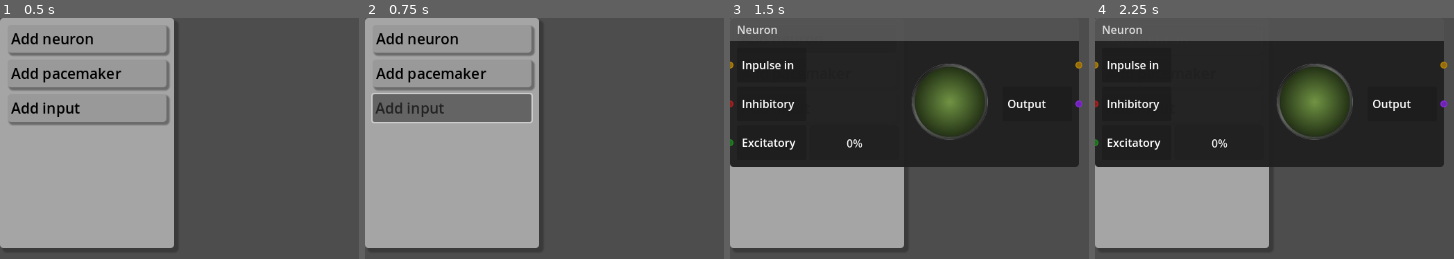
Above: before the commit, frames 1-4 (left to right).
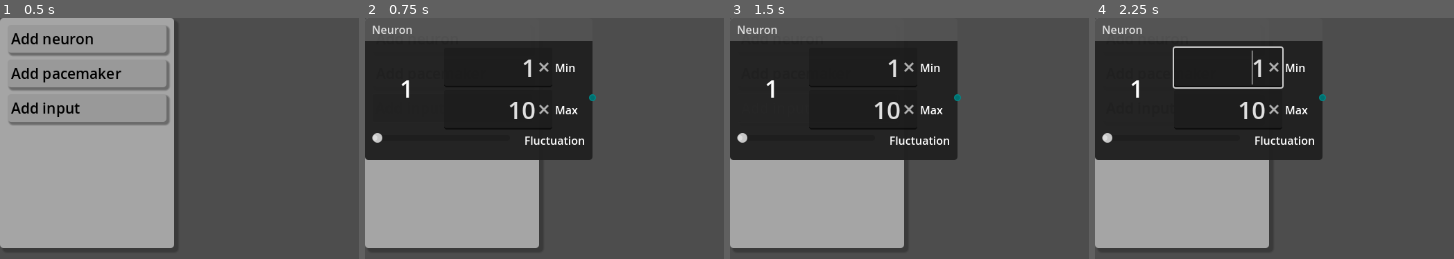
Above: after the commit, the same moments.

Repository: TheHat1/synapse
Game: Godot game, scene res://UI/add_elements_menu.tscn
Two runs of this game, one before a commit and one after it. Both use one fixed random seed, a clock stepped at 60 frames per second and the inputs below. This scene is started directly instead of the project's main scene. Sound files missing from this copy of the repository are replaced by a short silence.
Inputs:
- Up to frame 1 (0.5 s): no input
- Up to frame 2 (0.75 s): click "Add input" at 0.5 s
- Up to frame 3 (1.5 s): click "Add neuron" at 1.25 s
- Up to frame 4 (2.25 s): click "Add pacemaker" at 2 s

Frame 1 is identical in both runs. In frame 2, 35% of the frame differs, in the area x 0-65%, y 0-59%; in frame 3, 24%; in frame 4, 25%.
Error before the commit: Invalid call. Nonexistent function 'close_menu_after_inst' in base 'Window'. (res://UI/add_elements_menu.gd:10)
Error after the commit: Invalid call. Nonexistent function 'close_menu_after_inst' in base 'Window'. (res://UI/add_elements_menu.gd:25)

Commit message:
Add debug input node

Diff:
--- /dev/null
+++ b/Input/Input.tscn
@@ -0,0 +1,137 @@
+[gd_scene load_steps=6 format=3 uid="uid://pcebqfbytrc8"]
+
+[ext_resource type="Script" uid="uid://3m6myyp5iquk" path="res://Input/input.gd" id="1_wekdd"]
+
+[sub_resource type="StyleBoxFlat" id="StyleBoxFlat_gioh7"]
+content_margin_left = 10.0
+content_margin_top = 10.0
+content_margin_right = 10.0
+content_margin_bottom = 10.0
+bg_color = Color(0.12941177, 0.12941177, 0.12941177, 0.9764706)
+border_color = Color(0.11119679, 0.11119687, 0.11119684, 1)
+border_blend = true
+corner_radius_bottom_right = 5
+corner_radius_bottom_left = 5
+shadow_color = Color(0.029506557, 0.029506557, 0.029506557, 0.6)
+shadow_offset = Vector2(5, -5)
+
+[sub_resource type="StyleBoxFlat" id="StyleBoxFlat_5m2cd"]
+content_margin_left = 10.0
+content_margin_top = 10.0
+content_margin_right = 10.0
+content_margin_bottom = 10.0
+bg_color = Color(0.2, 0.2, 0.2, 0.9764706)
+corner_radius_bottom_right = 5
+corner_radius_bottom_left = 5
+shadow_color = Color(0.03137255, 0.03137255, 0.03137255, 0.6)
+
+[sub_resource type="StyleBoxFlat" id="StyleBoxFlat_6rb5x"]
+content_margin_left = 10.0
+content_margin_top = 5.0
+content_margin_right = 10.0
+content_margin_bottom = 5.0
+bg_color = Color(0.32156864, 0.32156864, 0.32156864, 0.9764706)
+corner_radius_top_left = 5
+corner_radius_top_right = 5
+
+[sub_resource type="StyleBoxFlat" id="StyleBoxFlat_fiuso"]
+content_margin_left = 10.0
+content_margin_top = 5.0
+content_margin_right = 10.0
+content_margin_bottom = 5.0
+bg_color = Color(0.48717004, 0.18570665, 0.14442256, 0.9764706)
+corner_radius_top_left = 5
+corner_radius_top_right = 5
+
+[node name="Input" type="GraphNode"]
+offset_right = 328.0
+offset_bottom = 205.0
+theme_override_constants/separation = 6
+theme_override_styles/panel = SubResource("StyleBoxFlat_gioh7")
+theme_override_styles/panel_selected = SubResource("StyleBoxFlat_5m2cd")
+theme_override_styles/titlebar = SubResource("StyleBoxFlat_6rb5x")
+theme_override_styles/titlebar_selected = SubResource("StyleBoxFlat_fiuso")
+title = "Neuron"
+slot/0/left_enabled = false
+slot/0/left_type = 0
+slot/0/left_color = Color(1, 1, 1, 1)
+slot/0/left_icon = null
+slot/0/right_enabled = false
+slot/0/right_type = 0
+slot/0/right_color = Color(1, 1, 1, 1)
+slot/0/right_icon = null
+slot/0/draw_stylebox = true
+script = ExtResource("1_wekdd")
+
+[node name="VBoxContainer" type="VBoxContainer" parent="."]
+layout_mode = 2
+
+[node name="HBoxContainer" type="HBoxContainer" parent="VBoxContainer"]
+layout_mode = 2
+size_flags_vertical = 3
+
+[node name="Label" type="Label" parent="VBoxContainer/HBoxContainer"]
+custom_minimum_size = Vector2(100, 0)
+layout_mode = 2
+theme_override_font_sizes/font_size = 35
+text = "1"
+horizontal_alignment = 1
+
+[node name="VBoxContainer" type="VBoxContainer" parent="VBoxContainer/HBoxContainer"]
+layout_mode = 2
+alignment = 1
+
+[node name="HBoxContainer" type="HBoxContainer" parent="VBoxContainer/HBoxContainer/VBoxContainer"]
+layout_mode = 2
+
+[node name="LineEdit" type="LineEdit" parent="VBoxContainer/HBoxContainer/VBoxContainer/HBoxContainer"]
+layout_mode = 2
+theme_override_font_sizes/font_size = 35
+text = "1"
+placeholder_text = "1"
+alignment = 2
+max_length = 4
+emoji_menu_enabled = false
+virtual_keyboard_type = 3
+clear_button_enabled = true
+caret_blink = true
+
+[node name="Label" type="Label" parent="VBoxContainer/HBoxContainer/VBoxContainer/HBoxContainer"]
+layout_mode = 2
+text = "Min"
+
+[node name="HBoxContainer2" type="HBoxContainer" parent="VBoxContainer/HBoxContainer/VBoxContainer"]
+layout_mode = 2
+
+[node name="LineEdit2" type="LineEdit" parent="VBoxContainer/HBoxContainer/VBoxContainer/HBoxContainer2"]
+layout_mode = 2
+theme_override_font_sizes/font_size = 35
+text = "10"
+placeholder_text = "10"
+alignment = 2
+max_length = 4
+emoji_menu_enabled = false
+virtual_keyboard_type = 3
+clear_button_enabled = true
+caret_blink = true
+
+[node name="Label" type="Label" parent="VBoxContainer/HBoxContainer/VBoxContainer/HBoxContainer2"]
+layout_mode = 2
+text = "Max"
+
+[node name="HBoxContainer2" type="HBoxContainer" parent="VBoxContainer"]
+layout_mode = 2
+
+[node name="HSlider" type="HSlider" parent="VBoxContainer/HBoxContainer2"]
+layout_mode = 2
+size_flags_horizontal = 3
+min_value = 0.1
+step = 0.1
+value = 0.1
+
+[node name="Label" type="Label" parent="VBoxContainer/HBoxContainer2"]
+layout_mode = 2
+text = "    Fluctuation"
+
+[connection signal="text_submitted" from="VBoxContainer/HBoxContainer/VBoxContainer/HBoxContainer/LineEdit" to="." method="_on_line_edit_text_submitted"]
+[connection signal="text_submitted" from="VBoxContainer/HBoxContainer/VBoxContainer/HBoxContainer2/LineEdit2" to="." method="_on_line_edit_2_text_submitted"]
--- /dev/null
+++ b/Input/input.gd
@@ -0,0 +1,29 @@
+extends GraphNode
+
+var input_value = 1.0
+var minR = 1.0
+var maxR = 10.0
+
+var elapsed := 0.0
+
+signal value_changed(value: float)
+
+func  _ready() -> void:
+	set_slot(0, false, 0, Color.FIREBRICK, true, 1, Color.DARK_CYAN)
+	randomize()
+
+func _process(delta) -> void:
+	elapsed += delta
+	if elapsed >= (4 / $VBoxContainer/HBoxContainer2/HSlider.value ):
+		elapsed -= 4 / $VBoxContainer/HBoxContainer2/HSlider.value
+		var random = randf_range(minR, maxR)
+		if input_value != random:
+			input_value = random
+			emit_signal("value_changed",input_value)
+			$VBoxContainer/HBoxContainer/Label.text = String.num(input_value,2)
+
+func _on_line_edit_text_submitted(new_text: String) -> void:
+	minR = new_text.to_float()
+
+func _on_line_edit_2_text_submitted(new_text: String) -> void:
+	maxR = new_text.to_float()
--- a/Main.tscn
+++ b/Main.tscn
@@ -27,5 +27,13 @@
 show_arrange_button = false
 script = ExtResource("1_glv2v")
 
+[node name="Label" type="Label" parent="."]
+layout_mode = 0
+offset_left = 16.0
+offset_top = 16.0
+offset_right = 91.0
+offset_bottom = 51.0
+theme_override_font_sizes/font_size = 25
+
 [connection signal="connection_request" from="GraphEdit" to="GraphEdit" method="_on_connection_request"]
 [connection signal="disconnection_request" from="GraphEdit" to="GraphEdit" method="_on_disconnection_request"]
--- a/Neuron/neuron.gd
+++ b/Neuron/neuron.gd
@@ -8,11 +8,13 @@
 var buffer= 0.0
 var drain_on_inhib = 1.0
 var add_on_extc = 1.0
+var input = 1.0
 
 func _ready():
 	set_slot(0, true, 0, Color.DARK_GOLDENROD, true, 0, Color.DARK_GOLDENROD)
 	set_slot(1, true, 0, Color.FIREBRICK, true, 0, Color.BLUE_VIOLET)
 	set_slot(2, true, 0, Color.FOREST_GREEN, false, 0, Color.FIREBRICK)
+	set_slot(3, true, 1, Color.DARK_CYAN, false, 0, Color.FIREBRICK)
 
 func fire_output(port: int):
 	get_parent().trigger_from(name, port)
@@ -30,22 +32,32 @@
 
 func on_inpulse_in():
 	fire_output(0)
+
 	if buffer >= buffer_size:
-		print(buffer)
 		buffer = 0.0
 		fire_output(1)
 		$HBoxContainer/Control/Sprite2D.texture = led_on
 		$HBoxContainer/Control/AudioStreamPlayer2D.play()
 		await $HBoxContainer/Control/AudioStreamPlayer2D.finished
 		$HBoxContainer/Control/Sprite2D.texture = led_off
-	buffer += 1.5 #in need of input slot for now temp
-	buffer -= drain
+	buffer += input
+	input = 1.0
+	if buffer > drain:
+		buffer -= drain
+	else :
+		buffer = 0.0
 
 func on_inhib_in():
-	buffer -= drain_on_inhib
+	if buffer > drain_on_inhib:
+		buffer -= drain_on_inhib
+	else :
+		buffer = 0.0
 
 func on_exc_in():
 	buffer += add_on_extc
 
 func _process(_delta) -> void:
-	$HBoxContainer3/ProgressBar.value = buffer / buffer_size * 100
+	$HBoxContainer4/ProgressBar.value = buffer / buffer_size * 100
+
+func _on_value_changed(value):
+	input = value
--- a/Neuron/neuron.tscn
+++ b/Neuron/neuron.tscn
@@ -81,6 +81,15 @@
 slot/2/right_color = Color(1, 1, 1, 1)
 slot/2/right_icon = null
 slot/2/draw_stylebox = true
+slot/3/left_enabled = false
+slot/3/left_type = 0
+slot/3/left_color = Color(1, 1, 1, 1)
+slot/3/left_icon = null
+slot/3/right_enabled = false
+slot/3/right_type = 0
+slot/3/right_color = Color(1, 1, 1, 1)
+slot/3/right_icon = null
+slot/3/draw_stylebox = true
 script = ExtResource("1_mms1l")
 
 [node name="HBoxContainer2" type="HBoxContainer" parent="."]
@@ -157,7 +166,23 @@
 offset_bottom = 36.0
 text = "Excitatory "
 
-[node name="ProgressBar" type="ProgressBar" parent="HBoxContainer3"]
+[node name="HBoxContainer4" type="HBoxContainer" parent="."]
+layout_mode = 2
+
+[node name="Panel2" type="Panel" parent="HBoxContainer4"]
+custom_minimum_size = Vector2(100, 50)
+layout_mode = 2
+size_flags_horizontal = 0
+
+[node name="Label" type="Label" parent="HBoxContainer4/Panel2"]
+layout_mode = 0
+offset_left = 7.0
+offset_top = 13.0
+offset_right = 83.0
+offset_bottom = 36.0
+text = "Input"
+
+[node name="ProgressBar" type="ProgressBar" parent="HBoxContainer4"]
 custom_minimum_size = Vector2(130, 0)
 layout_mode = 2
 size_flags_vertical = 1
--- a/PaceMaker/PaceMaker.tscn
+++ b/PaceMaker/PaceMaker.tscn
@@ -1,20 +1,57 @@
-[gd_scene load_steps=2 format=3 uid="uid://bcgeffgltkwwg"]
+[gd_scene load_steps=6 format=3 uid="uid://bcgeffgltkwwg"]
 
 [ext_resource type="Script" uid="uid://bh4al3hnxc030" path="res://PaceMaker/pace_maker.gd" id="1_uimxc"]
 
+[sub_resource type="StyleBoxFlat" id="StyleBoxFlat_gioh7"]
+content_margin_left = 10.0
+content_margin_top = 10.0
+content_margin_right = 10.0
+content_margin_bottom = 10.0
+bg_color = Color(0.12941177, 0.12941177, 0.12941177, 0.9764706)
+border_color = Color(0.11119679, 0.11119687, 0.11119684, 1)
+border_blend = true
+corner_radius_bottom_right = 5
+corner_radius_bottom_left = 5
+shadow_color = Color(0.029506557, 0.029506557, 0.029506557, 0.6)
+shadow_offset = Vector2(5, -5)
+
+[sub_resource type="StyleBoxFlat" id="StyleBoxFlat_5m2cd"]
+content_margin_left = 10.0
+content_margin_top = 10.0
+content_margin_right = 10.0
+content_margin_bottom = 10.0
+bg_color = Color(0.2, 0.2, 0.2, 0.9764706)
+corner_radius_bottom_right = 5
+corner_radius_bottom_left = 5
+shadow_color = Color(0.03137255, 0.03137255, 0.03137255, 0.6)
+
+[sub_resource type="StyleBoxFlat" id="StyleBoxFlat_6rb5x"]
+content_margin_left = 10.0
+content_margin_top = 5.0
+content_margin_right = 10.0
+content_margin_bottom = 5.0
+bg_color = Color(0.32156864, 0.32156864, 0.32156864, 0.9764706)
+corner_radius_top_left = 5
+corner_radius_top_right = 5
+
+[sub_resource type="StyleBoxFlat" id="StyleBoxFlat_fiuso"]
+content_margin_left = 10.0
+content_margin_top = 5.0
+content_margin_right = 10.0
+content_margin_bottom = 5.0
+bg_color = Color(0.48717004, 0.18570665, 0.14442256, 0.9764706)
+corner_radius_top_left = 5
+corner_radius_top_right = 5
+
 [node name="PaceMaker" type="GraphNode"]
-anchors_preset = 8
-anchor_left = 0.5
-anchor_top = 0.5
-anchor_right = 0.5
-anchor_bottom = 0.5
-offset_left = -108.0
-offset_top = -77.5
-offset_right = 108.0
-offset_bottom = 77.5
-grow_horizontal = 2
-grow_vertical = 2
-title = "Pacemaker"
+offset_right = 285.0
+offset_bottom = 162.0
+theme_override_constants/separation = 6
+theme_override_styles/panel = SubResource("StyleBoxFlat_gioh7")
+theme_override_styles/panel_selected = SubResource("StyleBoxFlat_5m2cd")
+theme_override_styles/titlebar = SubResource("StyleBoxFlat_6rb5x")
+theme_override_styles/titlebar_selected = SubResource("StyleBoxFlat_fiuso")
+title = "Neuron"
 slot/0/left_enabled = false
 slot/0/left_type = 0
 slot/0/left_color = Color(1, 1, 1, 1)
--- a/UI/add_elements_menu.gd
+++ b/UI/add_elements_menu.gd
@@ -2,6 +2,7 @@
 
 var neuron = load("res://Neuron/neuron.tscn")
 var pacemaker = load("res://PaceMaker/PaceMaker.tscn")
+var input = load("res://Input/Input.tscn")
 
 func _on_button_pressed() -> void:
 	var n = neuron.instantiate()
@@ -18,4 +19,7 @@
 
 
 func _on_button_3_pressed() -> void:
-	pass # Replace with function body.
+	var i = input.instantiate()
+	i.position_offset = position
+	get_parent().add_child(i)
+	get_parent().close_menu_after_inst()
--- a/graph_edit.gd
+++ b/graph_edit.gd
@@ -5,6 +5,9 @@
 
 func _ready() -> void:
 	size = get_viewport().get_visible_rect().size
+
+func  _process(_delta: float) -> void:
+	$"../Label".text = "fps: " + str(Engine.get_frames_per_second())
 
 func _input(event: InputEvent):
 	if event is InputEventMouseButton and Input.is_mouse_button_pressed(MOUSE_BUTTON_RIGHT):
@@ -26,6 +29,8 @@
 	isMenuOpen = false
 
 func _on_connection_request(from_node: StringName, from_port: int, to_node: StringName, to_port: int) -> void:
+	if $".".get_node(NodePath(from_node)).get_output_port_type(from_port) == 1:
+		$".".get_node(NodePath(from_node)).value_changed.connect($".".get_node(NodePath(to_node))._on_value_changed)
 	connect_node(from_node, from_port, to_node, to_port)
 
 func _on_disconnection_request(from_node: StringName, from_port: int, to_node: StringName, to_port: int) -> void:
--- a/project.godot
+++ b/project.godot
@@ -24,6 +24,7 @@
 
 folder_colors={
 "res://Assets/": "red",
+"res://Input/": "purple",
 "res://Neuron/": "teal",
 "res://PaceMaker/": "yellow",
 "res://UI/": "blue"
Not shown, added: Input/input.gd.uid
